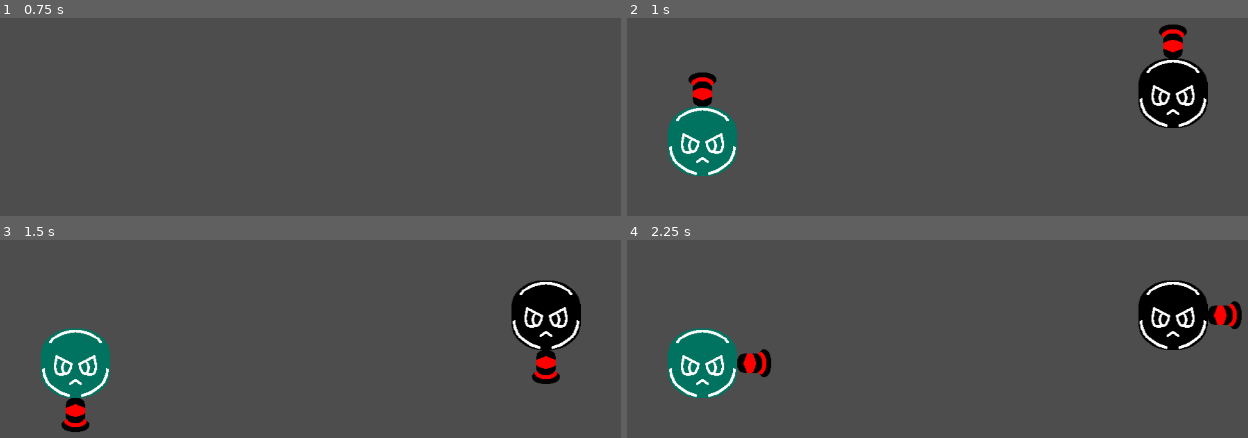
Above: before the commit, frames 1-4 (two rows, left to right).
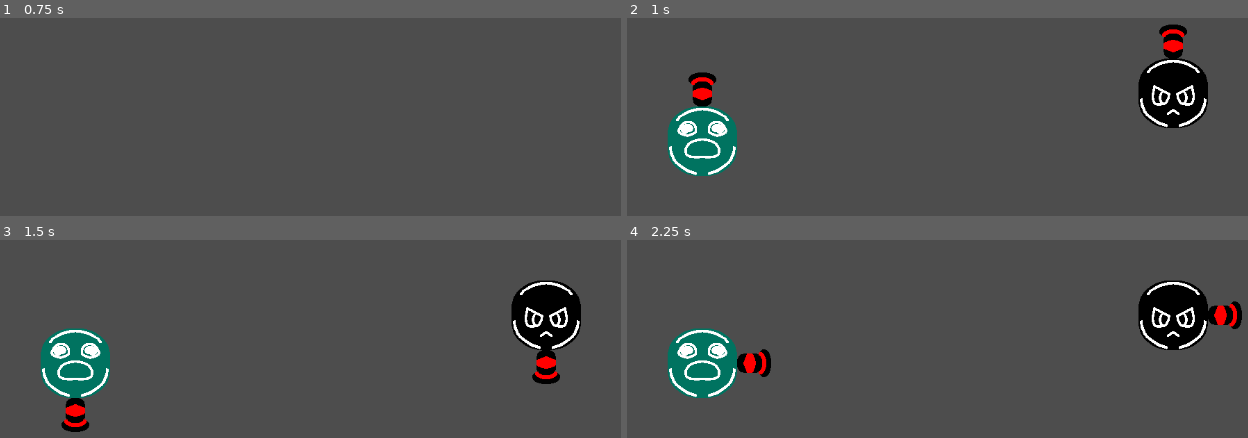
Above: after the commit, the same moments.

Repository: StickyBeacon/balloons
Game: Godot game, scene res://spaces/world.tscn
The game is run twice, just before and just after one commit, with the same random seed, the same clock (stepped at 60 frames per second) and the same inputs. The engine's default icon, where the game draws it, is replaced by a stand-in: a white triangle on a blue panel in a dark square.
Inputs (mouse positions are in pixels of both pictures, inside the frame that each line leads up to):
- Up to frame 1 (0.75 s): tap Enter at 0.5 s; move the mouse to (447, 71) at 0.52 s; click (447, 71) at 0.67 s
- Up to frame 2 (1 s): no input
- Up to frame 3 (1.5 s): move the mouse to (111, 339) at 1.27 s; click (111, 339) at 1.42 s
- Up to frame 4 (2.25 s): move the mouse to (outside the picture) at 2.02 s; click (outside the picture) at 2.17 s

Frame 1 is identical in both runs. In frame 2, 1.2% of the frame differs, in the area x 6-94%, y 5-79%; in frame 3, 1.2%; in frame 4, 1.3%, in the area x 6-99%, y 21-79%.

Commit message:
Sound effects n particle

Diff:
--- a/items/bom.gd
+++ b/items/bom.gd
@@ -5,6 +5,7 @@
 const EXPLODE_FORCE : float = 2000
 
 var player : PlayerBalloon = null
+const explode_particle : Resource = preload("res://particles/bom_explode_particle.tscn")
 
 
 func initialise(_player : PlayerBalloon) -> void:
@@ -24,6 +25,11 @@
 		var force_dir = (balloon.global_position - global_position).normalized()
 		balloon.apply_central_impulse(force_dir*EXPLODE_FORCE)
 		balloon.get_hit()
+
+	var poof = explode_particle.instantiate()
+	get_tree().current_scene.add_child(poof)
+	poof.global_position = global_position
+
 	queue_free()
 
 
--- a/items/bouncy_ball.gd
+++ b/items/bouncy_ball.gd
@@ -6,6 +6,8 @@
 var current_bounces = MAX_BOUNCE
 
 var player : PlayerBalloon = null
+
+const bounce_particle : Resource = preload("res://particles/bouncy_particle.tscn")
 
 
 func initialise(_player : PlayerBalloon) -> void:
@@ -17,7 +19,9 @@
 
 func _on_body_entered(_body: Node) -> void:
 	current_bounces -= 1
-	%BouncyBounce.play()
+	var particle = bounce_particle.instantiate()
+	get_tree().current_scene.add_child(particle)
+	particle.global_position = global_position
 	if current_bounces <= 0:
 		explode()
 
--- a/items/bouncy_ball.tscn
+++ b/items/bouncy_ball.tscn
@@ -1,10 +1,9 @@
-[gd_scene load_steps=10 format=3 uid="uid://cvkydi25asxnt"]
+[gd_scene load_steps=8 format=3 uid="uid://cvkydi25asxnt"]
 
 [ext_resource type="PackedScene" uid="uid://b1tepfbuvkv0e" path="res://items/item.tscn" id="1_ykr6r"]
 [ext_resource type="Script" uid="uid://cxatrxqtd4xtc" path="res://items/bouncy_ball.gd" id="2_4r5u0"]
 [ext_resource type="Texture2D" uid="uid://bgggbudll0ms5" path="res://assets/images/bouncy_icon.png" id="3_4r5u0"]
 [ext_resource type="AudioStream" uid="uid://dyrviysel551a" path="res://assets/audio/bouncy_spawn.wav" id="4_j8772"]
-[ext_resource type="AudioStream" uid="uid://b06nbbvomb48n" path="res://assets/audio/bouncy_bounce.wav" id="5_nn0tv"]
 
 [sub_resource type="PhysicsMaterial" id="PhysicsMaterial_ykr6r"]
 friction = 0.0
@@ -17,11 +16,6 @@
 random_pitch = 1.2
 streams_count = 1
 stream_0/stream = ExtResource("4_j8772")
-
-[sub_resource type="AudioStreamRandomizer" id="AudioStreamRandomizer_dbfap"]
-random_pitch = 1.2
-streams_count = 1
-stream_0/stream = ExtResource("5_nn0tv")
 
 [node name="BouncyBall" instance=ExtResource("1_ykr6r")]
 collision_mask = 5
@@ -49,9 +43,5 @@
 volume_db = 0.5
 autoplay = true
 
-[node name="BouncyBounce" type="AudioStreamPlayer" parent="." index="4"]
-unique_name_in_owner = true
-stream = SubResource("AudioStreamRandomizer_dbfap")
-
 [connection signal="body_entered" from="." to="." method="_on_body_entered"]
 [connection signal="body_entered" from="PlayerDetector" to="." method="_on_player_detector_body_entered"]
--- a/items/grapple.gd
+++ b/items/grapple.gd
@@ -13,6 +13,8 @@
 	linear_velocity = Vector2.UP.rotated(rotation)*SHOOT_FORCE
 	player = _player
 
+const grapple_particle : Resource = preload("res://particles/grapple_particle.tscn")
+
 
 func explode() -> void:
 	queue_free()
@@ -25,6 +27,11 @@
 func _physics_process(_delta: float) -> void:
 	%GrappleLine.points[0] = global_position
 	%GrappleLine.points[1] = player.global_position
+
+	if has_grabbed:
+		if not player or (not grab_object and grab_position == Vector2.ZERO):
+			explode()
+			return
 
 	if grab_object:
 		global_position = grab_object.global_position
@@ -51,13 +58,12 @@
 			grab_position = global_position
 		%GrabTimer.start()
 		linear_velocity = Vector2.ZERO
-		#$Icon.visible = false
+		var part : GPUParticles2D = grapple_particle.instantiate()
+		get_tree().current_scene.add_child(part)
+		part.global_position = global_position
+		part.global_rotation = global_rotation
 
 
 func pull_to_target() -> void:
-	if not player or (not grab_object and grab_position == Vector2.ZERO):
-		explode()
-		return
-
 	var grab_dir = (global_position - player.global_position).normalized()
 	player.apply_central_force(grab_dir*GRAB_FORCE)
--- a/managers/player_manager.gd
+++ b/managers/player_manager.gd
@@ -1,6 +1,19 @@
 extends Node
 
 var player_dict : Array[BalloonResource]
+var player_faces : Array[String] = \
+["res://assets/images/face_angry.png" , \
+"res://assets/images/face_bored.png" , \
+"res://assets/images/face_dead.png" , \
+"res://assets/images/face_droopy.png" , \
+"res://assets/images/face_eye.png" , \
+"res://assets/images/face_god.png" , \
+"res://assets/images/face_hmmrnngg.png" , \
+"res://assets/images/face_ohmo.png" , \
+"res://assets/images/face_robot.png" , \
+"res://assets/images/face_smile.png" , \
+"res://assets/images/face_spooky.png" , \
+"res://assets/images/face_tired.png" ]
 
 
 func add_player(balloon_resource : BalloonResource):
--- /dev/null
+++ b/particles/bom_explode_particle.tscn
@@ -0,0 +1,43 @@
+[gd_scene load_steps=8 format=3 uid="uid://ufbtwpy8h1x3"]
+
+[ext_resource type="Script" uid="uid://4c4m77gidsy8" path="res://particles/particle.gd" id="1_nvh6b"]
+[ext_resource type="Texture2D" uid="uid://chl4f7f4t2xt8" path="res://assets/images/bomb_icon.png" id="1_qdgmf"]
+[ext_resource type="AudioStream" uid="uid://ncpv1fvp2oam" path="res://assets/audio/bom_explode.wav" id="3_a3eqe"]
+
+[sub_resource type="Curve" id="Curve_a3eqe"]
+_data = [Vector2(0, 0.7191012), 0.0, 0.0, 0, 0, Vector2(0.17424244, 1), 0.0, 0.0, 0, 0, Vector2(0.5378788, 0), 0.0, 0.0, 0, 0]
+point_count = 3
+
+[sub_resource type="CurveTexture" id="CurveTexture_4jbeo"]
+curve = SubResource("Curve_a3eqe")
+
+[sub_resource type="ParticleProcessMaterial" id="ParticleProcessMaterial_pgmmo"]
+particle_flag_disable_z = true
+angle_min = 1.0728835e-05
+angle_max = 720.0
+spread = 180.0
+initial_velocity_min = 235.29
+initial_velocity_max = 488.22998
+gravity = Vector3(0, 98, 0)
+scale_min = 0.19999999
+scale_curve = SubResource("CurveTexture_4jbeo")
+color = Color(1, 0, 0, 1)
+hue_variation_min = -0.16000003
+hue_variation_max = 0.06999998
+
+[sub_resource type="AudioStreamRandomizer" id="AudioStreamRandomizer_4jbeo"]
+random_pitch = 1.2
+streams_count = 1
+stream_0/stream = ExtResource("3_a3eqe")
+
+[node name="BomExplodeParticle" type="GPUParticles2D"]
+process_mode = 3
+amount = 20
+texture = ExtResource("1_qdgmf")
+explosiveness = 1.0
+process_material = SubResource("ParticleProcessMaterial_pgmmo")
+script = ExtResource("1_nvh6b")
+
+[node name="AudioStreamPlayer" type="AudioStreamPlayer" parent="."]
+stream = SubResource("AudioStreamRandomizer_4jbeo")
+autoplay = true
--- /dev/null
+++ b/particles/bouncy_particle.tscn
@@ -0,0 +1,40 @@
+[gd_scene load_steps=8 format=3 uid="uid://p3fhnmdoaa1n"]
+
+[ext_resource type="Texture2D" uid="uid://bgggbudll0ms5" path="res://assets/images/bouncy_icon.png" id="1_pcik2"]
+[ext_resource type="Script" uid="uid://4c4m77gidsy8" path="res://particles/particle.gd" id="2_23ah5"]
+[ext_resource type="AudioStream" uid="uid://b06nbbvomb48n" path="res://assets/audio/bouncy_bounce.wav" id="3_23ah5"]
+
+[sub_resource type="Curve" id="Curve_v7aew"]
+_data = [Vector2(0, 1), 0.0, 0.0, 0, 0, Vector2(0.89393944, 0), 0.0, 0.0, 0, 0, Vector2(1, 0), 0.0, 0.0, 0, 0]
+point_count = 3
+
+[sub_resource type="CurveTexture" id="CurveTexture_7yhiv"]
+curve = SubResource("Curve_v7aew")
+
+[sub_resource type="ParticleProcessMaterial" id="ParticleProcessMaterial_c7df0"]
+particle_flag_disable_z = true
+spread = 180.0
+initial_velocity_min = 136.29
+initial_velocity_max = 302.35
+scale_curve = SubResource("CurveTexture_7yhiv")
+color = Color(0, 1, 0, 1)
+hue_variation_min = -0.020000022
+hue_variation_max = 0.35999995
+
+[sub_resource type="AudioStreamRandomizer" id="AudioStreamRandomizer_v7aew"]
+random_pitch = 1.2
+streams_count = 1
+stream_0/stream = ExtResource("3_23ah5")
+
+[node name="BouncyParticle" type="GPUParticles2D"]
+amount = 3
+texture = ExtResource("1_pcik2")
+lifetime = 0.5
+explosiveness = 1.0
+process_material = SubResource("ParticleProcessMaterial_c7df0")
+script = ExtResource("2_23ah5")
+
+[node name="BouncyBounce" type="AudioStreamPlayer" parent="."]
+process_mode = 3
+stream = SubResource("AudioStreamRandomizer_v7aew")
+autoplay = true
--- /dev/null
+++ b/particles/grapple_particle.tscn
@@ -0,0 +1,32 @@
+[gd_scene load_steps=6 format=3 uid="uid://bxtcinmu5x3di"]
+
+[ext_resource type="Texture2D" uid="uid://dqno65b623mav" path="res://assets/images/grapple_icon.png" id="1_p8amp"]
+[ext_resource type="Script" uid="uid://4c4m77gidsy8" path="res://particles/particle.gd" id="2_gfly6"]
+
+[sub_resource type="Curve" id="Curve_p8amp"]
+_data = [Vector2(0, 1), 0.0, 0.0, 0, 0, Vector2(1, 0), 0.0, 0.0, 0, 0]
+point_count = 2
+
+[sub_resource type="CurveTexture" id="CurveTexture_gfly6"]
+curve = SubResource("Curve_p8amp")
+
+[sub_resource type="ParticleProcessMaterial" id="ParticleProcessMaterial_1ik17"]
+particle_flag_disable_z = true
+angle_min = 90.000015
+angle_max = 270.0
+direction = Vector3(0, 1, 0)
+initial_velocity_min = 305.88
+initial_velocity_max = 570.58997
+scale_min = 0.19999999
+scale_curve = SubResource("CurveTexture_gfly6")
+color = Color(0, 0, 1, 1)
+hue_variation_min = -0.18000002
+hue_variation_max = 0.09999997
+
+[node name="GrappleParticle" type="GPUParticles2D"]
+process_mode = 3
+texture = ExtResource("1_p8amp")
+lifetime = 0.4
+explosiveness = 1.0
+process_material = SubResource("ParticleProcessMaterial_1ik17")
+script = ExtResource("2_gfly6")
--- /dev/null
+++ b/particles/particle.gd
@@ -0,0 +1,13 @@
+extends GPUParticles2D
+
+
+var self_destruct_time = lifetime
+
+func _ready() -> void:
+	emitting = true
+	one_shot = true
+
+func _process(delta: float) -> void:
+	self_destruct_time -= delta
+	if self_destruct_time <= 0:
+		queue_free()
--- /dev/null
+++ b/particles/player_hurt_particle.tscn
@@ -0,0 +1,39 @@
+[gd_scene load_steps=8 format=3 uid="uid://d2881q6hld1fb"]
+
+[ext_resource type="Texture2D" uid="uid://cbis0kc3vf1wy" path="res://assets/images/balloon_background.png" id="1_oucsa"]
+[ext_resource type="Script" uid="uid://4c4m77gidsy8" path="res://particles/particle.gd" id="2_un0g6"]
+[ext_resource type="AudioStream" uid="uid://dt4h6sr7etnvr" path="res://assets/audio/damaged.wav" id="3_un0g6"]
+
+[sub_resource type="Curve" id="Curve_oucsa"]
+_data = [Vector2(0, 1), 0.0, 0.0, 0, 0, Vector2(0.1590909, 0.41573036), 0.0, 0.0, 0, 0, Vector2(0.28030303, 0.8539326), 0.0, 0.0, 0, 0, Vector2(0.5151515, 0.17977536), 0.0, 0.0, 0, 0, Vector2(0.6515152, 0.57303375), 0.0, 0.0, 0, 0, Vector2(0.99999, 0.123595595), 0.0, 0.0, 0, 0]
+point_count = 6
+
+[sub_resource type="CurveTexture" id="CurveTexture_un0g6"]
+curve = SubResource("Curve_oucsa")
+
+[sub_resource type="ParticleProcessMaterial" id="ParticleProcessMaterial_rc0qs"]
+particle_flag_disable_z = true
+spread = 180.0
+initial_velocity_min = 282.35
+initial_velocity_max = 282.35
+tangential_accel_min = -1000.0
+tangential_accel_max = -1000.0
+scale_min = 0.099999994
+scale_max = 0.39999998
+scale_curve = SubResource("CurveTexture_un0g6")
+
+[sub_resource type="AudioStreamRandomizer" id="AudioStreamRandomizer_rc0qs"]
+random_pitch = 1.2
+streams_count = 1
+stream_0/stream = ExtResource("3_un0g6")
+
+[node name="PlayerHurtParticle" type="GPUParticles2D"]
+process_mode = 3
+texture = ExtResource("1_oucsa")
+explosiveness = 1.0
+process_material = SubResource("ParticleProcessMaterial_rc0qs")
+script = ExtResource("2_un0g6")
+
+[node name="PlayerDamaged" type="AudioStreamPlayer" parent="."]
+stream = SubResource("AudioStreamRandomizer_rc0qs")
+autoplay = true
--- /dev/null
+++ b/particles/poof_particle.tscn
@@ -0,0 +1,42 @@
+[gd_scene load_steps=7 format=3 uid="uid://c8qo1o8guonvr"]
+
+[ext_resource type="Script" uid="uid://4c4m77gidsy8" path="res://particles/particle.gd" id="1_pfor1"]
+
+[sub_resource type="Gradient" id="Gradient_excvn"]
+offsets = PackedFloat32Array(0, 0.25333333, 0.30666667)
+colors = PackedColorArray(1, 1, 1, 1, 1, 1, 1, 1, 1, 1, 1, 0)
+
+[sub_resource type="GradientTexture2D" id="GradientTexture2D_nhv1d"]
+gradient = SubResource("Gradient_excvn")
+fill = 1
+fill_from = Vector2(0.5, 0.5)
+fill_to = Vector2(0.6401869, 0.77102804)
+
+[sub_resource type="Curve" id="Curve_6htbk"]
+_data = [Vector2(0, 1), 0.0, 0.0, 0, 0, Vector2(1, 0), 0.0, 0.0, 0, 0]
+point_count = 2
+
+[sub_resource type="CurveTexture" id="CurveTexture_aemne"]
+curve = SubResource("Curve_6htbk")
+
+[sub_resource type="ParticleProcessMaterial" id="ParticleProcessMaterial_1iuhg"]
+particle_flag_disable_z = true
+direction = Vector3(0, -1, 0)
+spread = 60.0
+initial_velocity_min = 252.93999
+initial_velocity_max = 252.93999
+gravity = Vector3(0, 98, 0)
+scale_min = 0.39999998
+scale_max = 1.5
+scale_curve = SubResource("CurveTexture_aemne")
+hue_variation_min = -0.100000024
+hue_variation_max = 0.09999997
+
+[node name="PoofParticle" type="GPUParticles2D"]
+process_mode = 3
+z_index = 5
+texture = SubResource("GradientTexture2D_nhv1d")
+lifetime = 0.5
+explosiveness = 1.0
+process_material = SubResource("ParticleProcessMaterial_1iuhg")
+script = ExtResource("1_pfor1")
--- a/player/balloon_resource.gd
+++ b/player/balloon_resource.gd
@@ -3,7 +3,7 @@
 
 @export var action_event : InputEvent
 @export var player_color : Color
-
+@export_range(0,11) var player_face : int
 @export var items : Array[Resource]
 @export var points : int = 0
 @export var wins : int = 0
--- a/player/player_balloon.gd
+++ b/player/player_balloon.gd
@@ -4,6 +4,8 @@
 @export var balloon : BalloonResource
 const STARTING_HP : int = 3
 var current_hp = STARTING_HP
+
+const hurt_particle = preload("res://particles/player_hurt_particle.tscn")
 
 
 func _input(event: InputEvent) -> void:
@@ -18,6 +20,7 @@
 func set_balloon(_balloon : BalloonResource):
 	balloon = _balloon
 	%BalloonBackground.modulate = balloon.player_color
+	%CharacterFace.texture = load(PlayerManager.player_faces[balloon.player_face])
 	if balloon.items.is_empty():
 		return
 	for i in range(3):
@@ -25,7 +28,11 @@
 
 
 func get_hit() -> void:
-	print("%s: Ow! I've been hit!" % name)
+
+	var part = hurt_particle.instantiate()
+	get_tree().current_scene.add_child(part)
+	part.global_position = global_position
+
 	match current_hp:
 		3:
 			$PlayerHP3.visible = false
--- a/player/state_machine.gd
+++ b/player/state_machine.gd
@@ -1,6 +1,9 @@
 extends Node
 
 @onready var player : PlayerBalloon = $"../.."
+
+const poof_particle : Resource = preload("res://particles/poof_particle.tscn")
+
 
 
 func press_button() -> void:
@@ -14,3 +17,9 @@
 	item.rotation = %AimerNode.rotation
 	item.global_position = player.global_position
 	item.initialise(player)
+
+	var poof : GPUParticles2D = poof_particle.instantiate()
+	get_tree().current_scene.add_child(poof)
+	poof.modulate = %AimerNode.modulate
+	poof.global_position = %AimerNode.global_position
+	poof.global_rotation = %AimerNode.global_rotation
--- a/project.godot
+++ b/project.godot
@@ -33,3 +33,7 @@
 [physics]
 
 2d/default_linear_damp=0.0
+
+[rendering]
+
+textures/canvas_textures/default_texture_filter=0
--- a/spaces/world.tscn
+++ b/spaces/world.tscn
@@ -15,6 +15,7 @@
 script = ExtResource("4_5syc4")
 action_event = SubResource("InputEventKey_5syc4")
 player_color = Color(0, 0.45221895, 0.37730357, 1)
+player_face = 5
 metadata/_custom_type_script = "uid://b07gk6061450v"
 
 [sub_resource type="InputEventKey" id="InputEventKey_mtx37"]
Not shown, added: assets/audio/damaged.wav.import
Not shown, added: particles/particle.gd.uid
Not shown, added: assets/audio/damaged.wav
